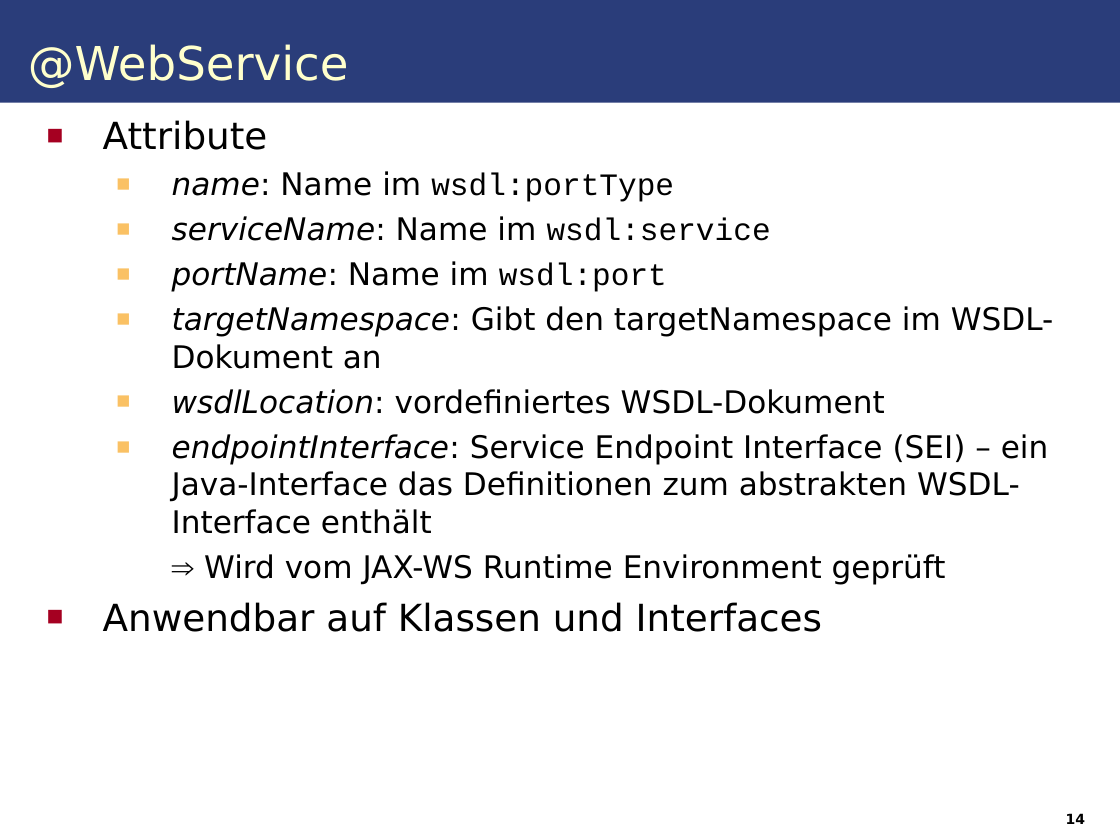
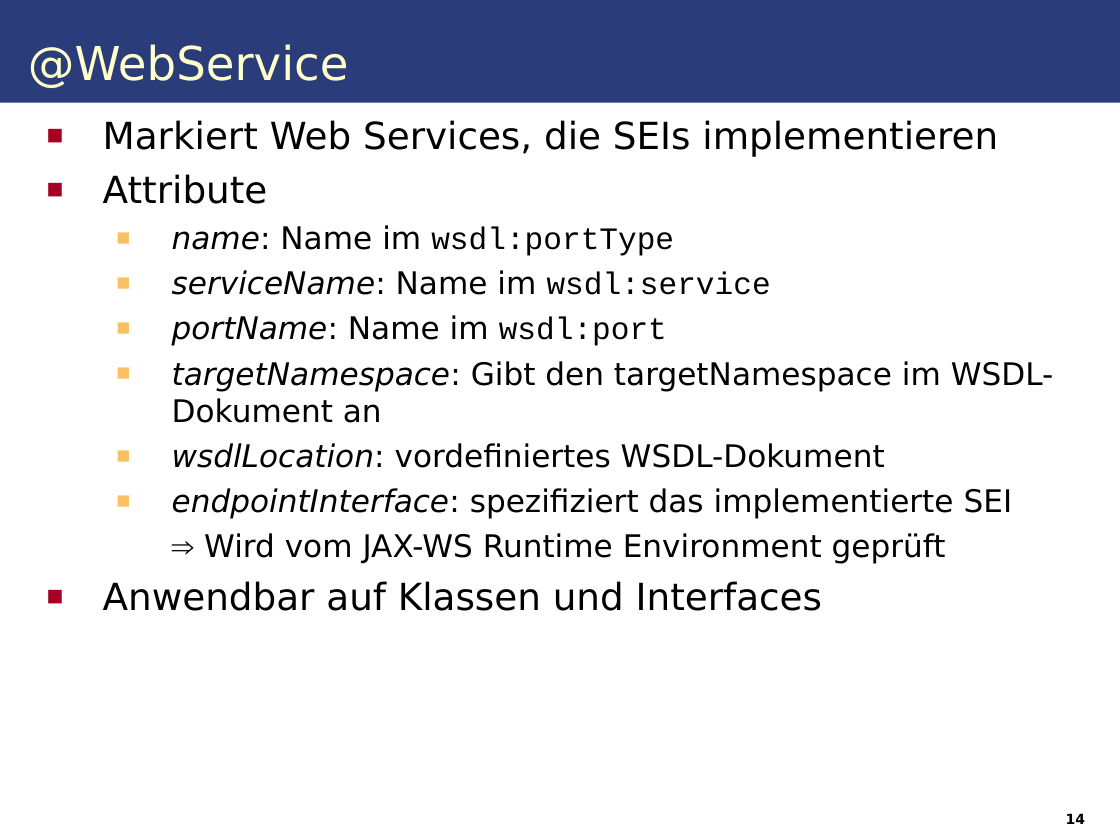
Before and after one commit to IAAS/decidr, a slide deck: slide 14 of seminars/rr/presentation/Web_Services.odp. Drawn at 1120x840 pixels with LibreOffice and Linux fonts; fonts in the diff are those of the drawing. Boxes give left, top, right and bottom in pixels: in the first picture for what was removed or moved away, otherwise in the second. Text is boxed around its words. In the diff, an @@ line names an element or a change of style, - is before the commit and + after.

```diff
--- a/seminars/rr/presentation/Web_Services.odp
+++ b/seminars/rr/presentation/Web_Services.odp
@@ text at [103, 120, 998, 157]: paragraph added @@
+■ Markiert Web Services, die SEIs implementieren
@@ text at [172, 488, 1013, 519]: text changed @@
-  ■ endpointInterface: Service Endpoint Interface (SEI) – ein Java-Interface das Definitionen zum abstrakten WSDL-Interface enthält
+  ■ endpointInterface: spezifiziert das implementierte SEI
```
Also in this commit, not shown: 9 other slides changed, 1 slide added.
